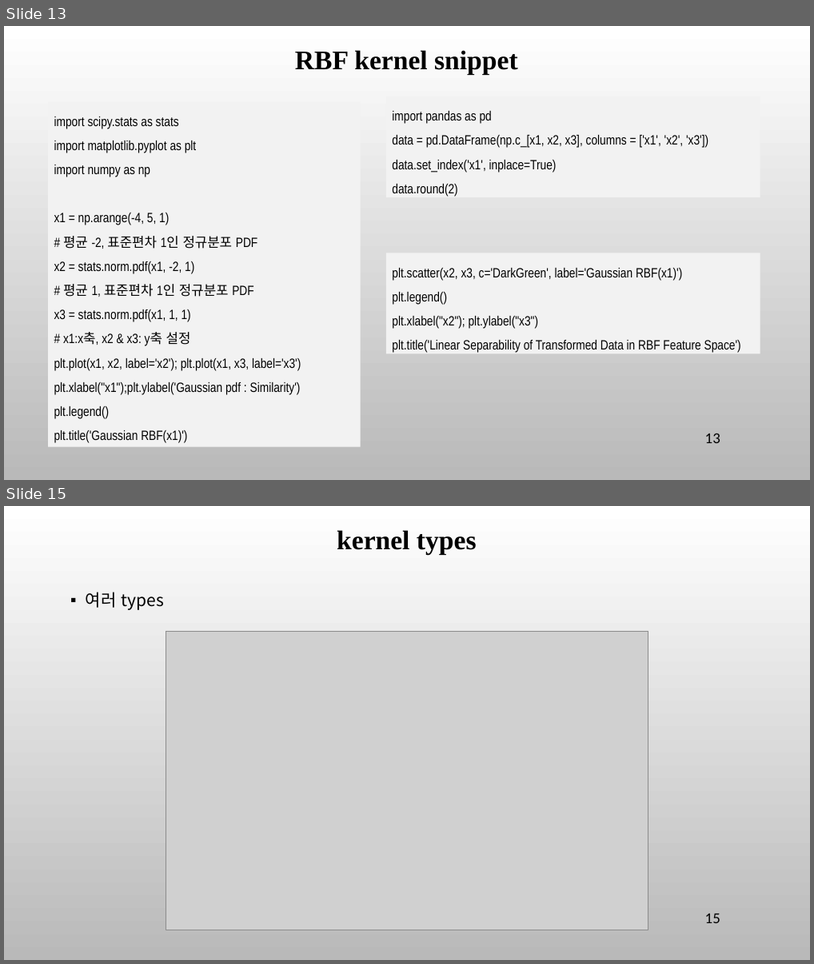
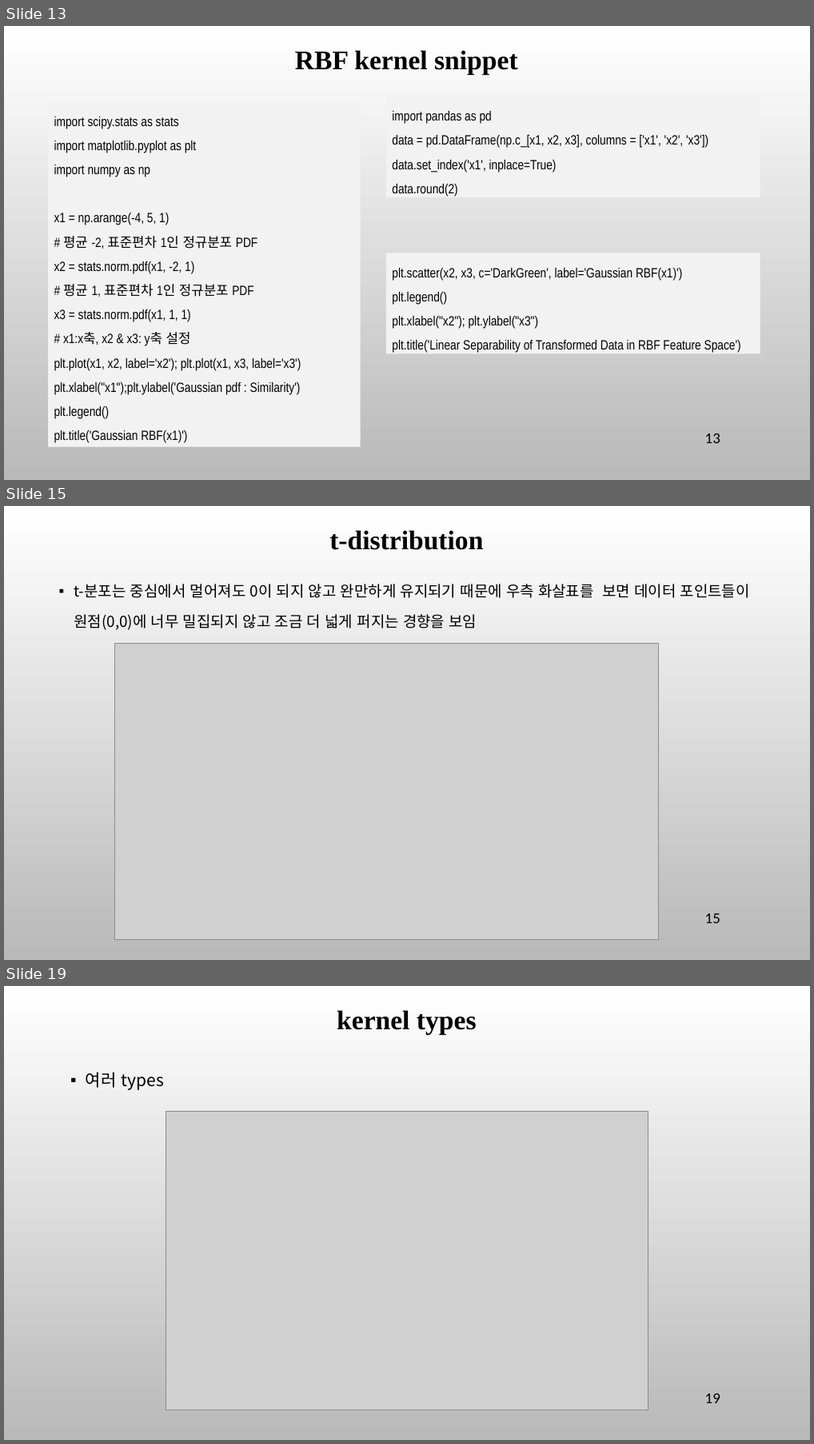
Before and after one commit to ancestor9/mathematics-for-machine-learning, a slide deck: 7_Applications of mathematics.pptx. Shown one above the other, each under a label of ours: slides 13 and 15 before the commit, slides 13, 15 and 19 after it; the slides between them are not shown. The pictures are 814x964 and 814x1444 pixels, drawn with LibreOffice and Linux fonts; fonts in the diff are those of the drawing; grey boxes stand for pictures; background and template pictures are left out. Boxes give left, top, right and bottom in pixels: in the first picture for what was removed or moved away, otherwise in the second. Text is boxed around its words. In the diff, an @@ line names an element or a change of style, - is before the commit and + after.

```diff
--- a/7_Applications of mathematics.pptx
+++ b/7_Applications of mathematics.pptx
@@ slide 15 added at box(4, 506, 810, 960), background picture (left out) @@
@@ title added at box(330, 530, 483, 550), 32 pt, text #000000, bold @@
+t-distribution
@@ text added at box(74, 584, 750, 630), 18 pt, text #000000 @@
+▪ t-분포는 중심에서 멀어져도 0이 되지 않고 완만하게 유지되기 때문에 우측 화살표를 보면 데이터 포인트들이 원점(0,0)에 너무 밀집되지 않고 조금 더 넓게 퍼지는 경향을 보임
@@ picture added at box(114, 643, 658, 939) @@
@@ page number added at box(706, 913, 721, 923), 18 pt, text #000000 @@
+15
@@ what was slide 15 is now slide 19 @@
@@ page number at box(706, 1392, 721, 1403): text changed @@
-15
+19
```
Also in this commit, not shown: 3 slides changed, 3 other slides added.
